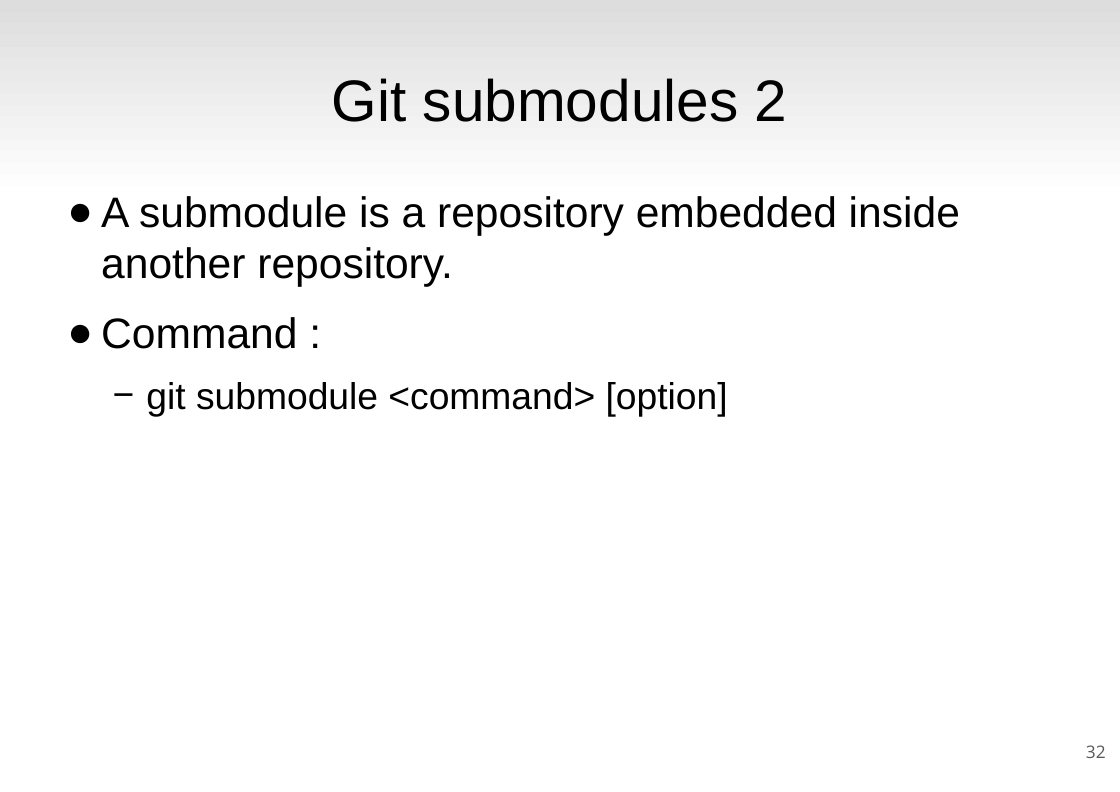
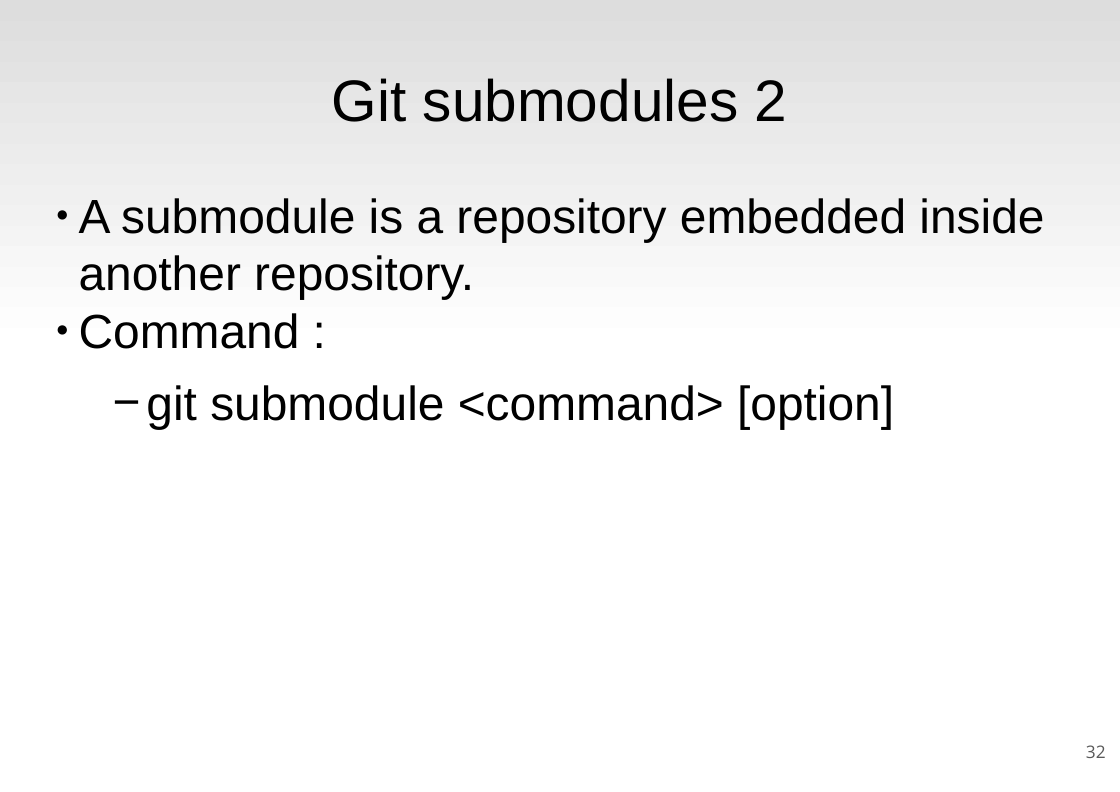
Before and after one commit to rickvek/Workshop-GIT, a slide deck: slide 32 of Git-Workshop.odp. Drawn at 1120x792 pixels with LibreOffice and Linux fonts; fonts in the diff are those of the drawing. Boxes give left, top, right and bottom in pixels: in the first picture for what was removed or moved away, otherwise in the second. Text is boxed around its words. In the diff, an @@ line names an element or a change of style, - is before the commit and + after.

```diff
--- a/Git-Workshop.odp
+++ b/Git-Workshop.odp
@@ text "A submodule is a repository ..." at [79, 198, 1044, 429]: size 32 to 36 pt in "A submodule is a repository embedded inside ...", "Command :"; size 28 to 36 pt in "git submodule <command> [option]"; indent changed; less space between paragraphs @@
```
Also in this commit, not shown: 9 other slides changed, 1 other file.
